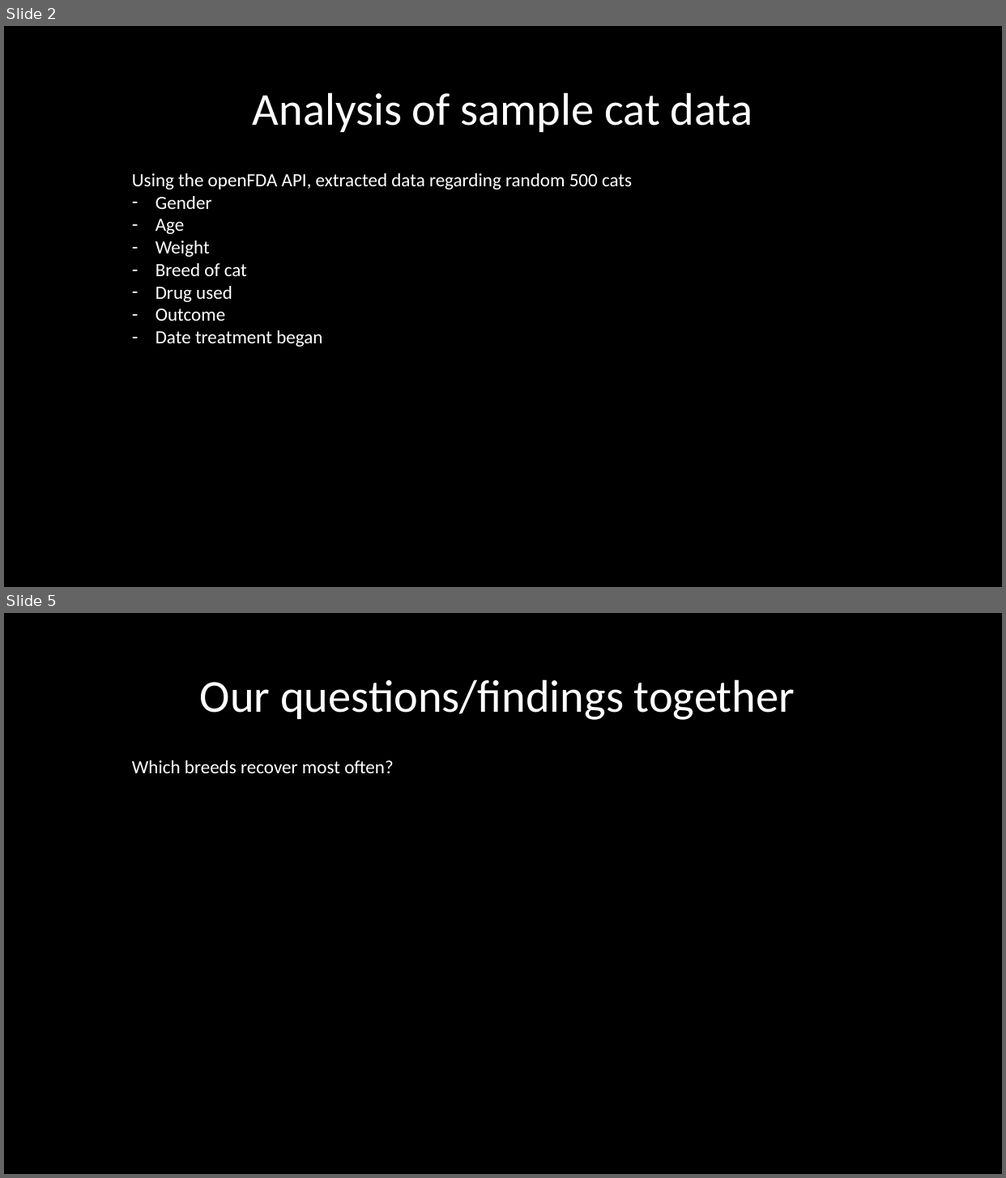
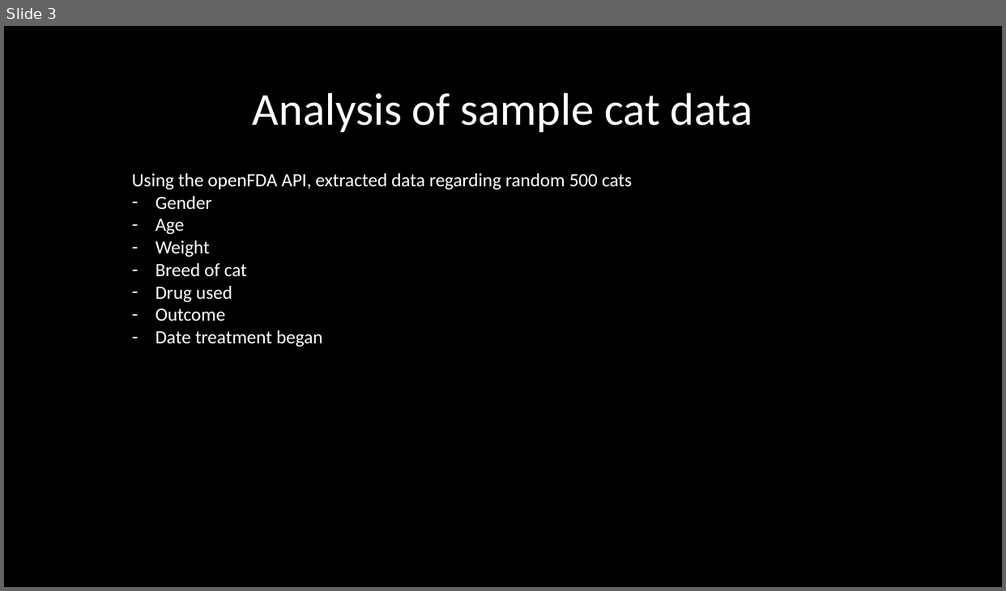
Before and after one commit to lilla-b/EDA, a slide deck: US_Food_Drug_Admin.pptx. Shown one above the other, each under a label of ours: slides 2 and 5 before the commit, slide 3 after it; the slides between them are not shown. The pictures are 1006x1178 and 1006x591 pixels, drawn with LibreOffice and Linux fonts; fonts in the diff are those of the drawing. Boxes give left, top, right and bottom in pixels: in the first picture for what was removed or moved away, otherwise in the second. Text is boxed around its words. In the diff, an @@ line names an element or a change of style, - is before the commit and + after.

```diff
--- a/US_Food_Drug_Admin.pptx
+++ b/US_Food_Drug_Admin.pptx
@@ slide 5 removed at (4,613,1002,1174), background #000000 @@
@@ title removed at (200,679,795,720) @@
-Our questions/findings together
@@ text removed at (132,760,393,773) @@
-Which breeds recover most often?
@@ what was slide 2 is now slide 3 @@
```
Also in this commit, not shown: 6 slides added, 3 other slides removed.
